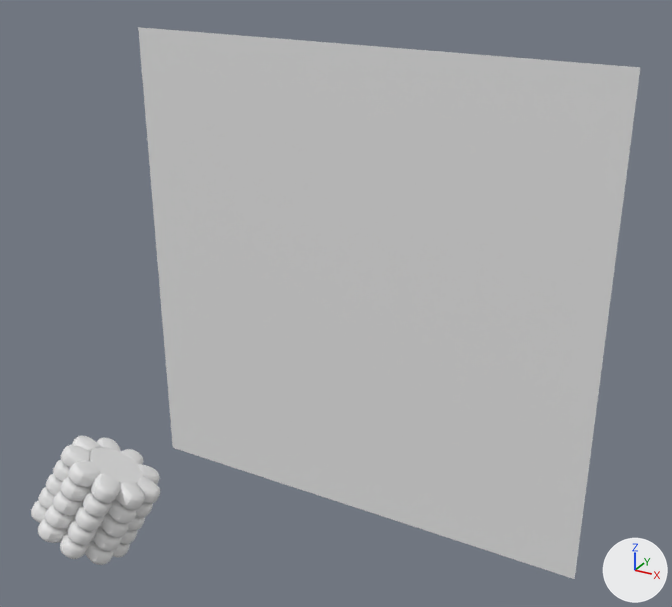
One commit to the Blender file corn01.blend: the scene before it, then after it.
One viewpoint serves both versions: a 50 mm lens placed at (20.2, -20.2, 19.0), pointed at (3.0, 11.2, 3.3). Arrows for +X, +Y and +Z are at lower right; the lights stay in place.
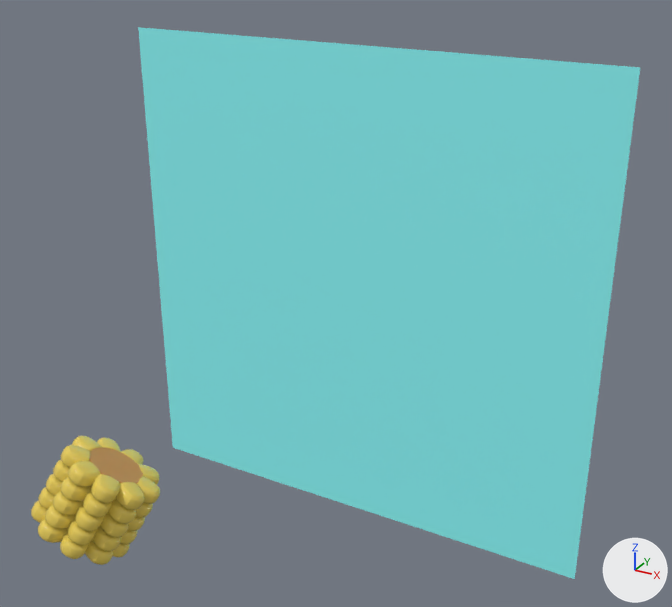
Commit message: added corn, core and background material colours

The change in detail:
Material 'Background' (mat_background) changes colour from white #e7e7e7 to cyan #8fffff; in linear values from (0.8, 0.8, 0.8) to (0.275, 1.0, 1.0).
Material 'Corn' (mat_corn) is new.
Its base color is (0.799, 0.61, 0.105) (yellow #e7cd5b).
Its roughness is 0.2.
Material 'Core' (mat_core) is new.
Its base color is (0.591, 0.279, 0.0685) (orange #ca904a).
me_cylinder has 64 vertices, 34 faces and spans x -1.0..1.0, y -1.0..1.0, z -1.96..1.0.
me_cylinder now uses material mat_core (orange #ca904a).
me_cube_001 has 162 vertices, 144 faces and spans x -4.21..4.21, y 0.93..2.93, z -4.09..4.19.
me_cube_001 now uses material mat_corn (yellow #e7cd5b).

Changed parts and their boxes [x1, y1, x2, y2] in the pictures (672 x 607 px):
'Plane', recoloured (white to cyan): [138, 27, 640, 579] in both
'Cube.008', recoloured (white to yellow): [31, 436, 161, 565] in both
'Cylinder', recoloured: [89, 448, 143, 484] in both
